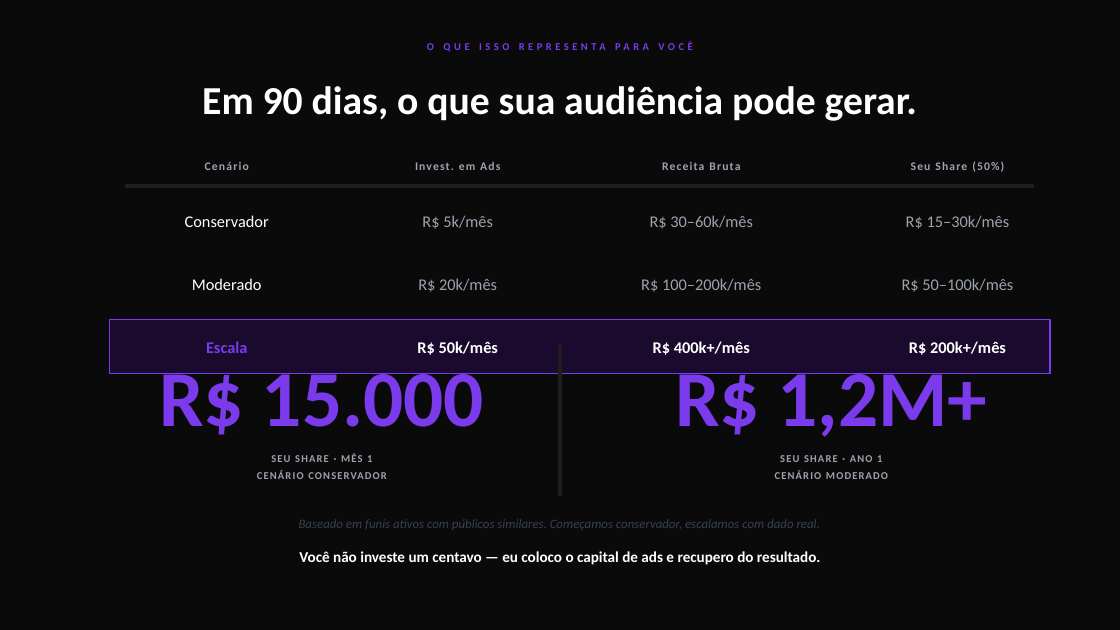
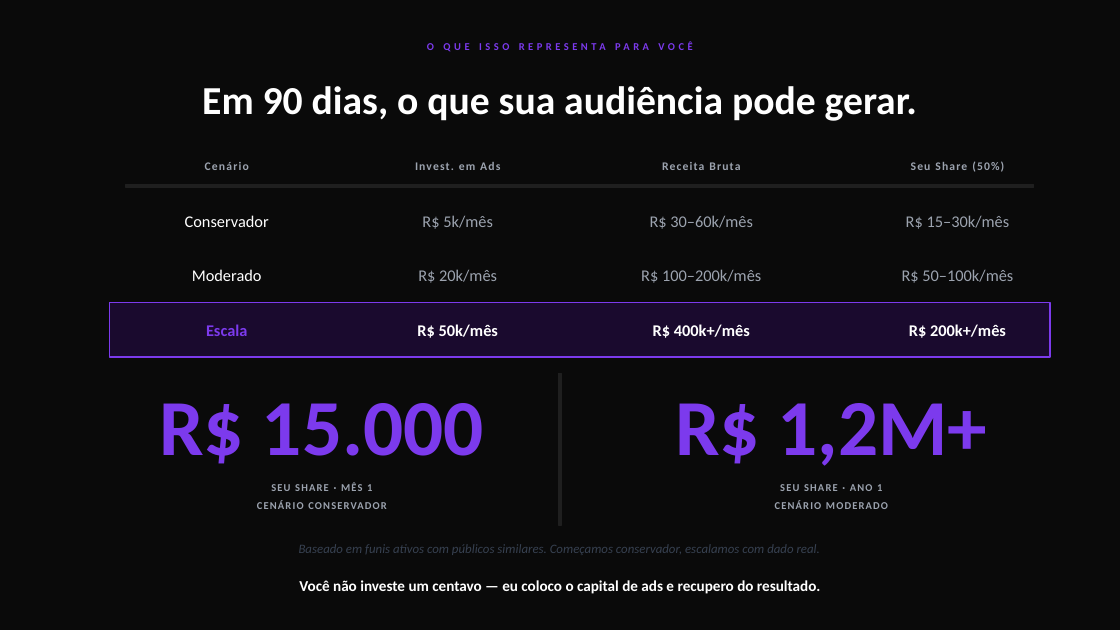
Before and after one commit to okauarodriguez-dotcom/grupoaura, a slide deck: slide 11 of operacoes/apresentacoes/monica/Pitch-Monica.pptx. Drawn at 1120x630 pixels with LibreOffice and Linux fonts; fonts in the diff are those of the drawing. Boxes give left, top, right and bottom in pixels: in the first picture for what was removed or moved away, otherwise in the second. Text is boxed around its words. In the diff, an @@ line names an element or a change of style, - is before the commit and + after.

```diff
--- a/operacoes/apresentacoes/monica/Pitch-Monica.pptx
+++ b/operacoes/apresentacoes/monica/Pitch-Monica.pptx
@@ 4 texts: place and size @@
-4 texts at <box>192,278,1013,292</box>
+4 texts at <box>192,269,1013,283</box>
@@ 4 texts, 1 rectangle: place and size @@
-4 texts, 1 rectangle at <box>109,319,1050,374</box>
+4 texts, 1 rectangle at <box>109,302,1050,357</box>
@@ 5 texts, 1 rectangle: place and size @@
-5 texts, 1 rectangle at <box>159,344,988,565</box>
+5 texts, 1 rectangle at <box>159,374,988,594</box>
@@ text "Baseado em funis ativos com ...": place and size @@
-text "Baseado em funis ativos com ..." at <box>299,519,820,530</box>
+text "Baseado em funis ativos com ..." at <box>299,544,820,555</box>
```
Also in this commit, not shown: 2 other slides changed, 2 other files.
